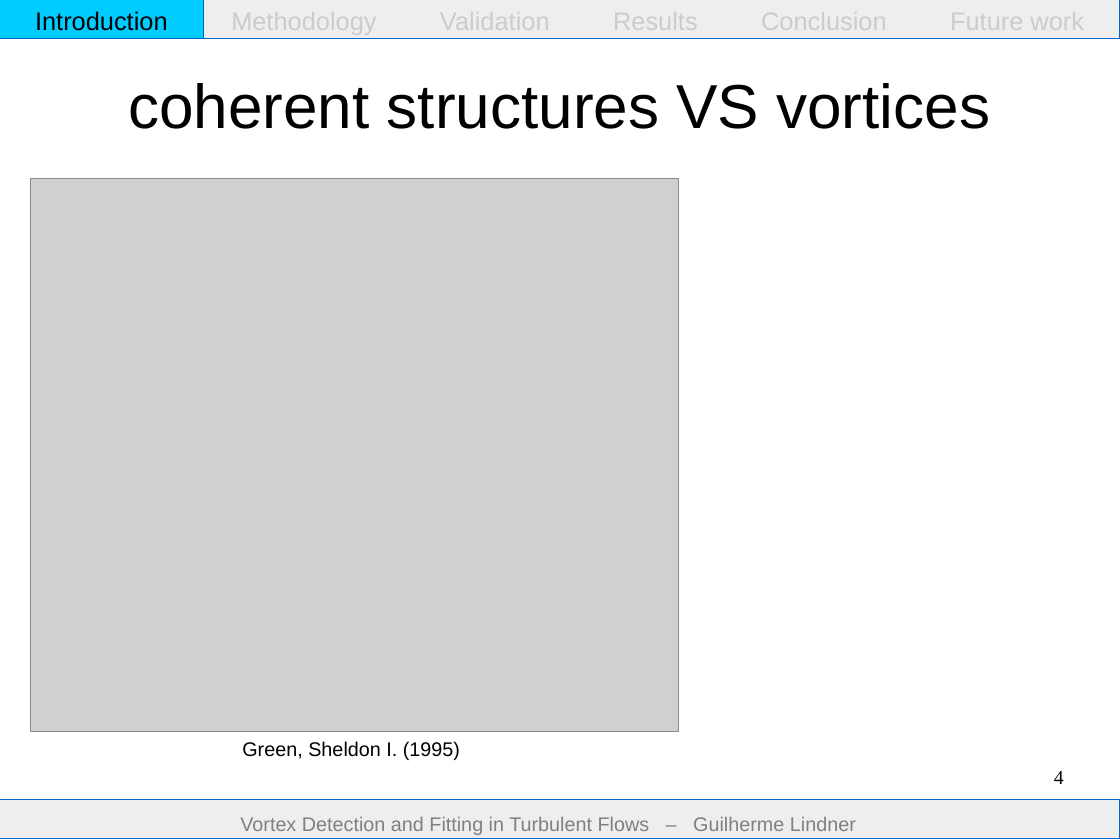
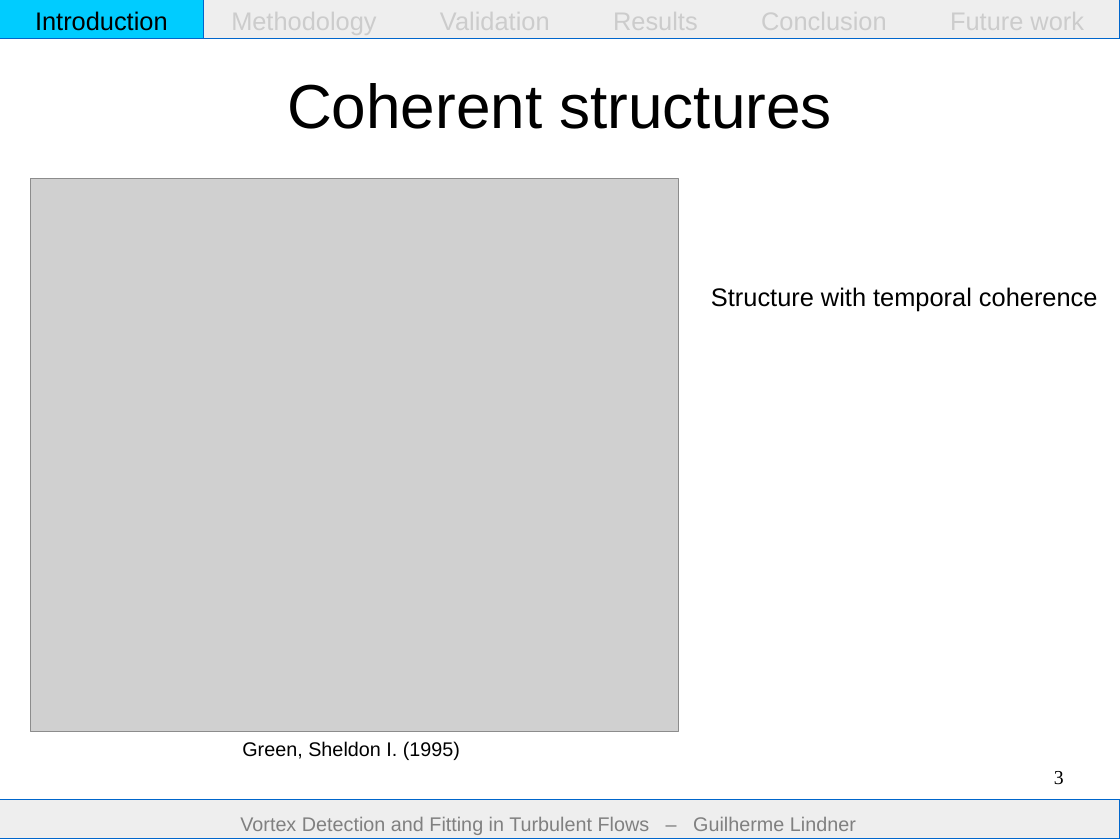
Before and after one commit to guilindner/VortexFitting, a slide deck: slide 3 of docs/report/presentation/presentation.odp (slide 4 before the commit). Drawn at 1120x840 pixels with LibreOffice and Linux fonts; fonts in the diff are those of the drawing; grey boxes stand for pictures. Boxes give left, top, right and bottom in pixels: in the first picture for what was removed or moved away, otherwise in the second. Text is boxed around its words. In the diff, an @@ line names an element or a change of style, - is before the commit and + after.

```diff
--- a/docs/report/presentation/presentation.odp
+++ b/docs/report/presentation/presentation.odp
@@ title at (287, 83, 832, 129): text changed @@
-coherent structures VS vortices
+Coherent structures
@@ text added at (711, 287, 1098, 312), 18 pt, text #000000 @@
+Structure with temporal coherence
@@ page number at (1054, 771, 1064, 785): text changed @@
-4
+3
```
Also in this commit, not shown: 11 other slides changed, 2 slides added.
